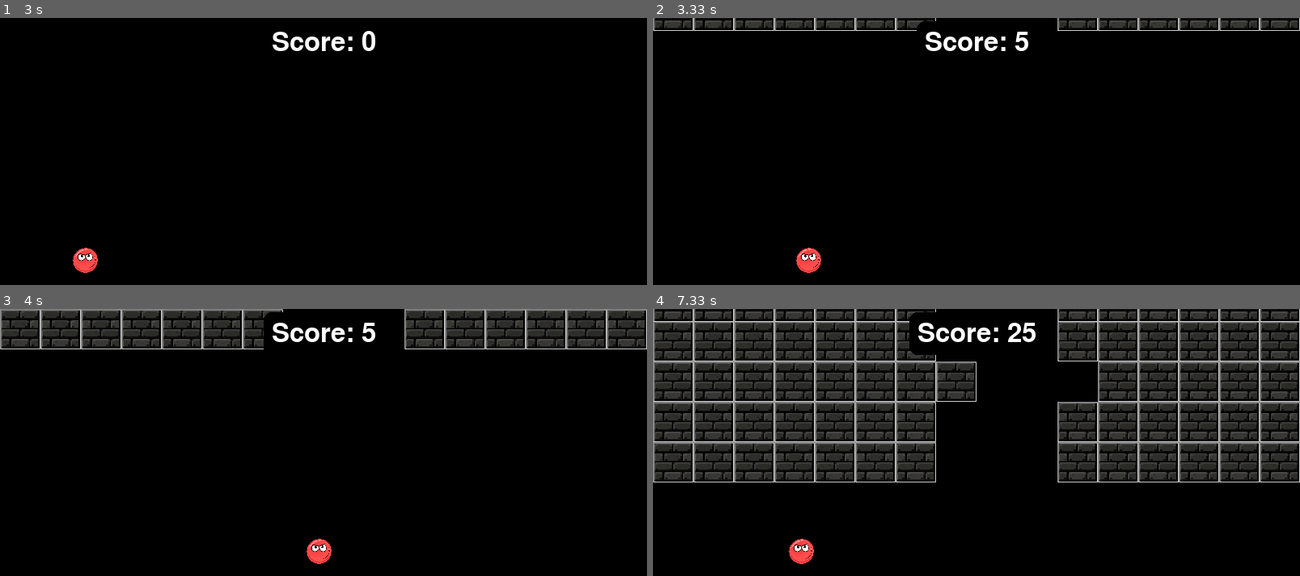
Above: before the commit, frames 1-4 (two rows, left to right).
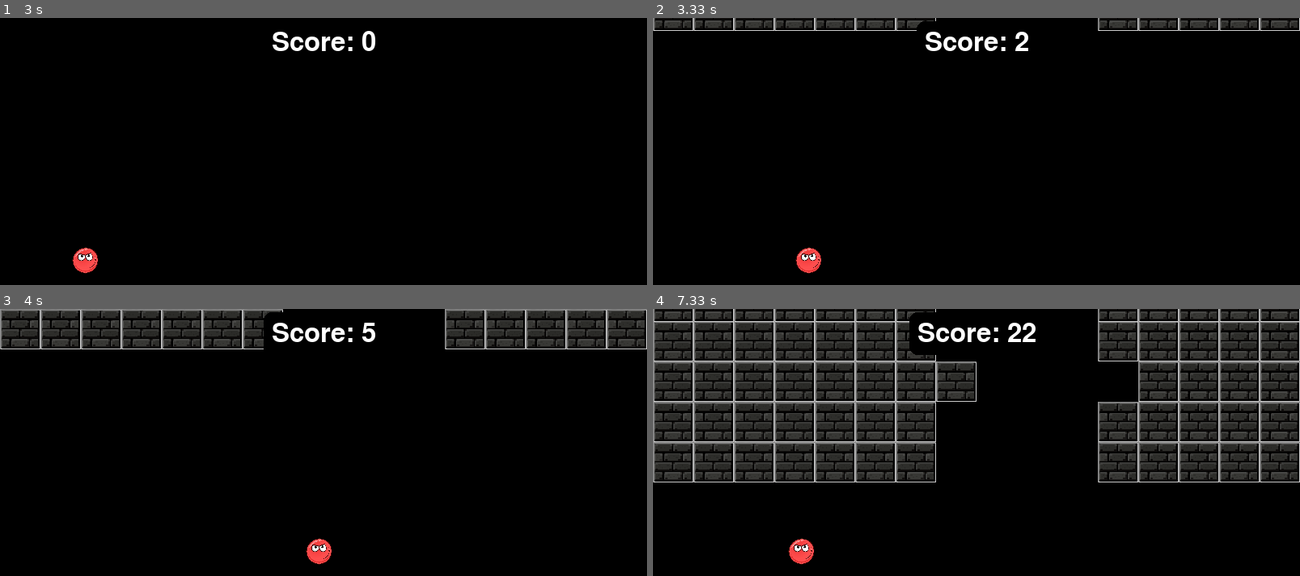
Above: after the commit, the same moments.

Repository: MJTech46/PYGAME-Mazer-ball
Game: pygame game, started from mazer_ball.py
The game is run twice, just before and just after one commit, with the same random seed, the same clock (stepped at 60 frames per second) and the same inputs.
Inputs (mouse positions are in pixels of both pictures, inside the frame that each line leads up to):
- Up to frame 1 (3 s): press the mouse at (168, 263) at 0.37 s; move the mouse to (outside the picture) at 0.47 s; release the mouse at (outside the picture) at 0.6 s; press the mouse at (168, 263) at 0.7 s; move the mouse to (outside the picture) at 0.8 s; release the mouse at (outside the picture) at 0.93 s; press the mouse at (168, 263) at 1.03 s; move the mouse to (284, 252) at 1.13 s; release the mouse at (401, 244) at 1.27 s; press the mouse at (168, 263) at 1.37 s; move the mouse to (148, 223) at 1.47 s; release the mouse at (129, 183) at 1.6 s; press the mouse at (168, 263) at 1.7 s; move the mouse to (310, 220) at 1.8 s; release the mouse at (459, 175) at 1.93 s; press the mouse at (168, 263) at 2.03 s; move the mouse to (168, 263) at 2.13 s; release the mouse at (168, 263) at 2.27 s; press the mouse at (168, 263) at 2.37 s; move the mouse to (outside the picture) at 2.47 s; release the mouse at (outside the picture) at 2.6 s; press the mouse at (168, 263) at 2.7 s; move the mouse to (129, 236) at 2.8 s; release the mouse at (84, 212) at 2.93 s
- Up to frame 2 (3.33 s): press the mouse at (821, 263) at 3.03 s; move the mouse to (814, 284) at 3.13 s; release the mouse at (outside the picture) at 3.27 s
- Up to frame 3 (4 s): click (103, 407) at 3.38 s; click (317, 557) at 3.72 s
- Up to frame 4 (7.33 s): click (769, 445) at 4.05 s; click (795, 533) at 4.38 s; click (outside the picture) at 4.72 s; click (1021, 394) at 5.05 s; click (outside the picture) at 5.38 s; click (outside the picture) at 5.72 s; click (737, 391) at 6.05 s; click (1073, 535) at 6.38 s; click (outside the picture) at 6.72 s; click (outside the picture) at 7.05 s

Frame 1 is identical in both runs. In frame 2, 0.3% of the frame differs, in the area x 56-69%, y 0-13%; in frame 3, 0.7%; in frame 4, 2.9%, in the area x 57-75%, y 0-65%.

Commit message:
refined BG music play & smoothened the scoring bar

Diff:
--- a/mazer_ball.py
+++ b/mazer_ball.py
@@ -50,7 +50,7 @@
 
 # Speeding mechanism variables
 speed_multiplier = 1.0
-speed_increase_interval = 15000  # 15 seconds in milliseconds
+speed_increase_interval = 10000  # 10 seconds in milliseconds
 last_speed_increase_time = pygame.time.get_ticks()
 
 # Initialize the screen
@@ -94,7 +94,7 @@
 def generate_maze_row():
     """Generate a maze row with a random contiguous gap of 0s."""
     global gap_start
-    gap_width = 3
+    gap_width = 4
     row = [1] * BRICKS_ON_SCREEN
     while True:
         new_gap_start = random.randint(
@@ -107,6 +107,7 @@
         row[gap_start + i] = 0
     return row
 
+# scoring mechanism
 def draw_score():
     """Draw the score on the screen."""
     score_text = score_font.render(f"Score: {score}", True, WHITE)
@@ -162,7 +163,6 @@
     brick_rows = []
     brick_patterns = []
     bricks_falling = False
-    bricks_were_falling = False
     gap_start = (BRICKS_ON_SCREEN // 2) - 1
     speed_multiplier = 1.0
     brick_speed = INITIAL_BRICK_SPEED
@@ -186,10 +186,9 @@
                 ball_x = max(0, min(SCREEN_WIDTH - ball_size, ball_x))
                 ball_y = SCREEN_HEIGHT // 2 - ball_size // 2
 
-        # Detect state change from False to True for initial music delay
-        if bricks_falling and not bricks_were_falling:
-            play_next_track()  # Trigger the function only once
-            bricks_were_falling = True
+        # Check if the music has stopped, and play the next track
+        if bricks_falling and not pygame.mixer.music.get_busy():
+            play_next_track()
 
         # Update brick positions
         if bricks_falling:
@@ -201,8 +200,8 @@
                 brick_rows.append(-BRICK_HEIGHT)
                 brick_patterns.append(generate_maze_row())
             # Update score
-            if current_time - last_score_update_time >= score_increment_interval:
-                score += round(5 * speed_multiplier) # initially 5 points/second
+            if current_time - last_score_update_time >= score_increment_interval / (speed_multiplier*5):
+                score += 1
                 last_score_update_time = current_time
 
         # Speeding mechanism
